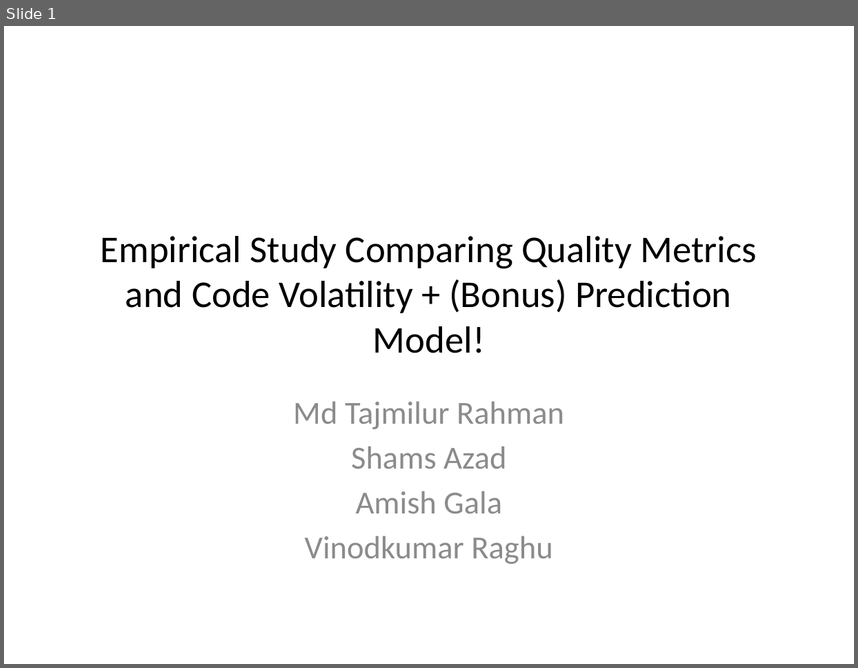
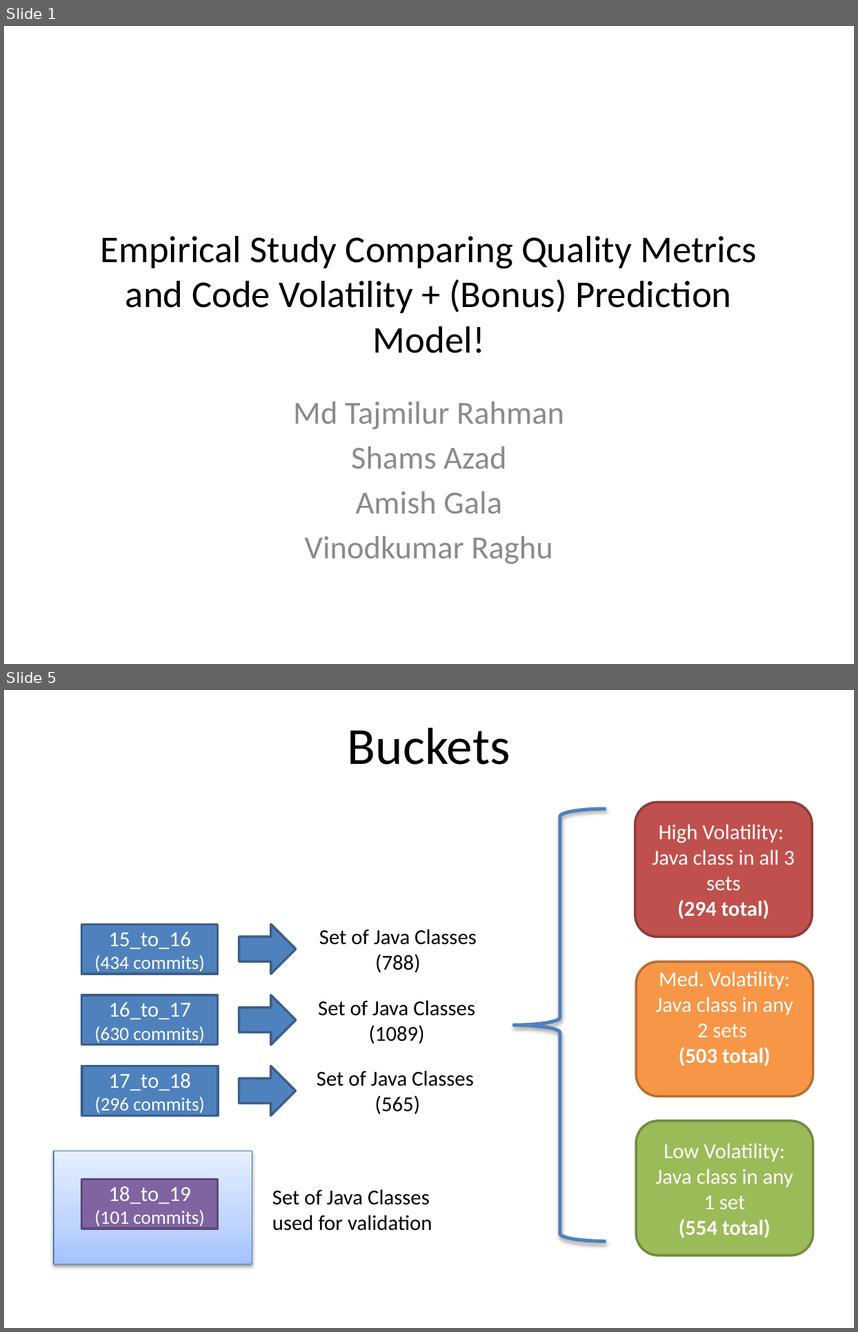
Before and after one commit to tajmilur-rahman/SOEN6611, a slide deck: milestones/Group_Presentation_Volatility.pptx. Shown one above the other, each under a label of ours: slide 1 before the commit, slides 1 and 5 after it; the slides between them are not shown. The pictures are 858x668 and 858x1332 pixels, drawn with LibreOffice and Linux fonts; fonts in the diff are those of the drawing. Boxes give left, top, right and bottom in pixels: in the first picture for what was removed or moved away, otherwise in the second. Text is boxed around its words. In the diff, an @@ line names an element or a change of style, - is before the commit and + after.

```diff
--- a/milestones/Group_Presentation_Volatility.pptx
+++ b/milestones/Group_Presentation_Volatility.pptx
@@ slide 5 added at (4, 690, 854, 1328), background #FFFFFF @@
@@ title added at (348, 727, 510, 765), 44 pt, text #000000 @@
+Buckets
@@ left brace added at (514, 809, 606, 1241), outline #4F81BD 3 pt @@
@@ rounded rectangle added at (635, 802, 811, 936), fill #C0504D, outline #8E3B39 2 pt, 18 pt, text #FFFFFF @@
+High Volatility:
+Java class in all 3 sets
+(294 total)
@@ rectangle added at (82, 924, 218, 973), fill #4F81BD, outline #3A5F8C 2 pt, 16 pt, text #FFFFFF @@
+15_to_16
+(434 commits)
@@ right arrow added at (239, 924, 296, 973), fill #4F81BD, outline #3A5F8C 2 pt @@
@@ text added at (319, 929, 477, 972), 18 pt, text #000000 @@
+Set of Java Classes
+(788)
@@ rounded rectangle added at (637, 961, 813, 1096), fill #F79646, outline #B76F34 2 pt, 18 pt, text #FFFFFF @@
+Med. Volatility:
+Java class in any 2 sets
+(503 total)
@@ rectangle added at (82, 995, 218, 1045), fill #4F81BD, outline #3A5F8C 2 pt, 16 pt, text #FFFFFF @@
+16_to_17 (630 commits)
@@ right arrow added at (239, 995, 296, 1045), fill #4F81BD, outline #3A5F8C 2 pt @@
@@ text added at (318, 1000, 475, 1043), 18 pt, text #000000 @@
+Set of Java Classes
+(1089)
@@ rectangle added at (82, 1066, 218, 1115), fill #4F81BD, outline #3A5F8C 2 pt, 16 pt, text #FFFFFF @@
+17_to_18
+(296 commits)
@@ right arrow added at (239, 1066, 296, 1115), fill #4F81BD, outline #3A5F8C 2 pt @@
@@ text added at (317, 1070, 474, 1114), 18 pt, text #000000 @@
+Set of Java Classes
+(565)
@@ rounded rectangle added at (637, 1120, 813, 1254), fill #9BBB59, outline #738A42 2 pt, 18 pt, text #FFFFFF @@
+Low Volatility:
+Java class in any 1 set
+(554 total)
@@ rectangle added at (53, 1151, 252, 1264), fill gradient #A4C4FF to #BFD4FF to #E6EEFF, outline #4B7EBC 0.75 pt @@
@@ rectangle added at (82, 1179, 218, 1228), fill #8064A2, outline #5F4A78 2 pt, 16 pt, text #FFFFFF @@
+18_to_19
+(101 commits)
@@ text added at (272, 1189, 432, 1230), 18 pt, text #000000 @@
+Set of Java Classes
+used for validation
```
Also in this commit, not shown: 4 slides changed, 6 other slides added, 1 slide removed.
